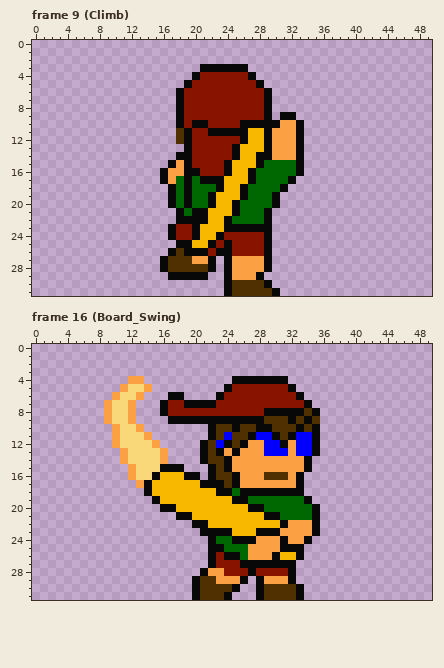
Two versions of one pixel-art file, Assets/Sprites/Skater/Smaller/skater_inked_full_set_on_foot.aseprite. This is how it looked before the edit.
50x32 pixels, 20 frames. Shown: frame 9 (Climb), frame 16 (Board_Swing). The commit also changed other frames, which this record leaves out.
Once edited:
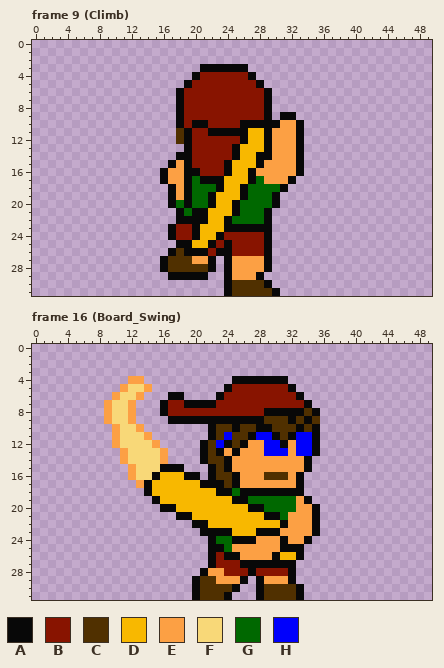
Palette (. is transparent): A #080808  B #881400  C #503000  D #f8b800  E #fca044  F #f8d878  G #006800  H #0000fc
Diff:
Frame 9 (Climb):
y 15: x 29..32 GGGG -> EEEE
y 16: x 28..32 GGGGG -> EEEEE
y 17: x 18 G -> E; x 29..31 GGG -> EEE
y 18..19: x 18 G -> E
Frame 16 (Board_Swing):
y 19: x 33 G -> E
y 20: x 33..34 GG -> EE
y 21: x 32..34 GGG -> EEE
y 25: x 25..26 GG -> EE
y 26: x 26 G -> E
